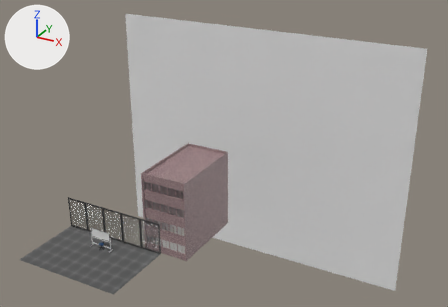
A saved change to the Blender file project/Resources/TD3_3102/3d/bill/bill.blend.
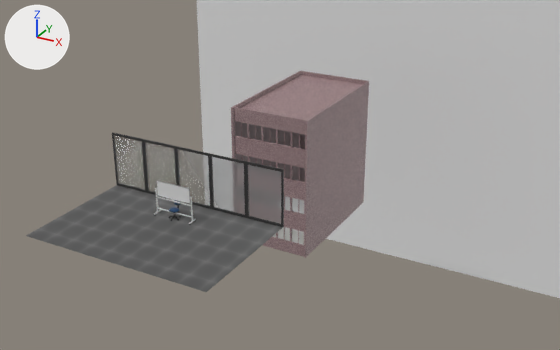
Each version appears first whole from a camera (50 mm lens) standing at (32.6, -36.5, 30.2) and looking at (2.9, 17.5, 3.2), and next in a close-up from a camera (50 mm lens) standing at (21.2, -27.7, 17.5) and looking at (4.9, 1.9, 2.6). Every picture has the same lights, and +X, +Y and +Z are marked at upper left. The last two pictures show the newer version.
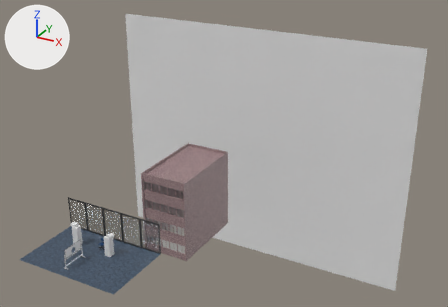
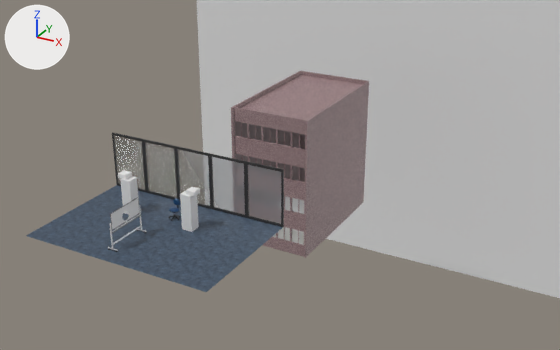
ob_cylinder is not drawn itself; it is used by a modifier of ob_cube_006.

Pixel boxes [x1, y1, x2, y2] of what changed, in the close-ups (560 x 350 px):
'Cube', surface changed: [26, 185, 283, 292] in both
'Cube.006', moved, turned, reshaped: before [154, 180, 196, 225]; after [108, 197, 146, 252]
'Cube.004', added: after [120, 176, 199, 232]
'Cube.005', added: after [118, 170, 200, 197]

The change, as a diff of the scene's bpy script:
```diff
--- a/project/Resources/TD3_3102/3d/bill/bill.blend.py
+++ b/project/Resources/TD3_3102/3d/bill/bill.blend.py
@@ img_floor_png @@
+img_floor_png = load_image('floor.png', 'floor.png', 512, 512, 'sRGB')
@@ mat_material_002 @@
 n2 = _N.new('ShaderNodeTexImage'); n2.name = 'Image Texture'
-n2.image = img_tex_png_001
+n2.image = img_floor_png
 n3 = _N.new('ShaderNodeMapping'); n3.name = 'Mapping'
@@ me_cube_005 @@
+me_cube_005.from_pydata(...)  # a box spanning x -1.0..1.0, y -1.0..1.0, z -1.0..1.0
@@ me_cylinder @@
+me_cylinder.from_pydata(...)  # a 32-sided cylinder along z spanning x -1.0..1.0, y -1.0..1.0, z -1.0..1.0
@@ ob_cube_006 @@
 ob_cube_006 = bpy.data.objects.new('Cube.006', me_cube_006)
-ob_cube_006.location = (0.0, 0.0, 0.0)
+ob_cube_006.location = (-0.55, -2.98, 0.0)
+ob_cube_006.rotation_euler = (0.0, 0.0, 1.571)  # degrees (0, 0, 90)
@@ ob_cube_005 @@
+ob_cube_005 = bpy.data.objects.new('Cube.005', me_cube_005)
+ob_cube_005.location = (1.5, -0.43, 1.99)
+ob_cube_005.scale = (0.242, 0.242, 0.115)
+_m = ob_cube_005.modifiers.new('Mirror', 'MIRROR')
+_m.use_axis = (False, True, False)
+_m.mirror_object = ob_cube_006
@@ ob_cube_004 @@
+ob_cube_004 = bpy.data.objects.new('Cube.004', me_cube_005.copy())
+ob_cube_004.location = (1.25, -0.46, 0.93)
+ob_cube_004.scale = (0.286, 0.286, 0.944)
+_m = ob_cube_004.modifiers.new('Mirror', 'MIRROR')
+_m.use_axis = (False, True, False)
+_m.mirror_object = ob_cube_006
@@ ob_cylinder @@
+ob_cylinder = bpy.data.objects.new('Cylinder', me_cylinder)
+ob_cylinder.location = (-0.76, -2.958, 1.349)
+ob_cylinder.rotation_euler = (1.571, 0.0, 1.571)  # degrees (90, 0, 90)
+ob_cylinder.scale = (0.241, 0.241, 0.241)
+ob_cylinder.hide_render = True
```
